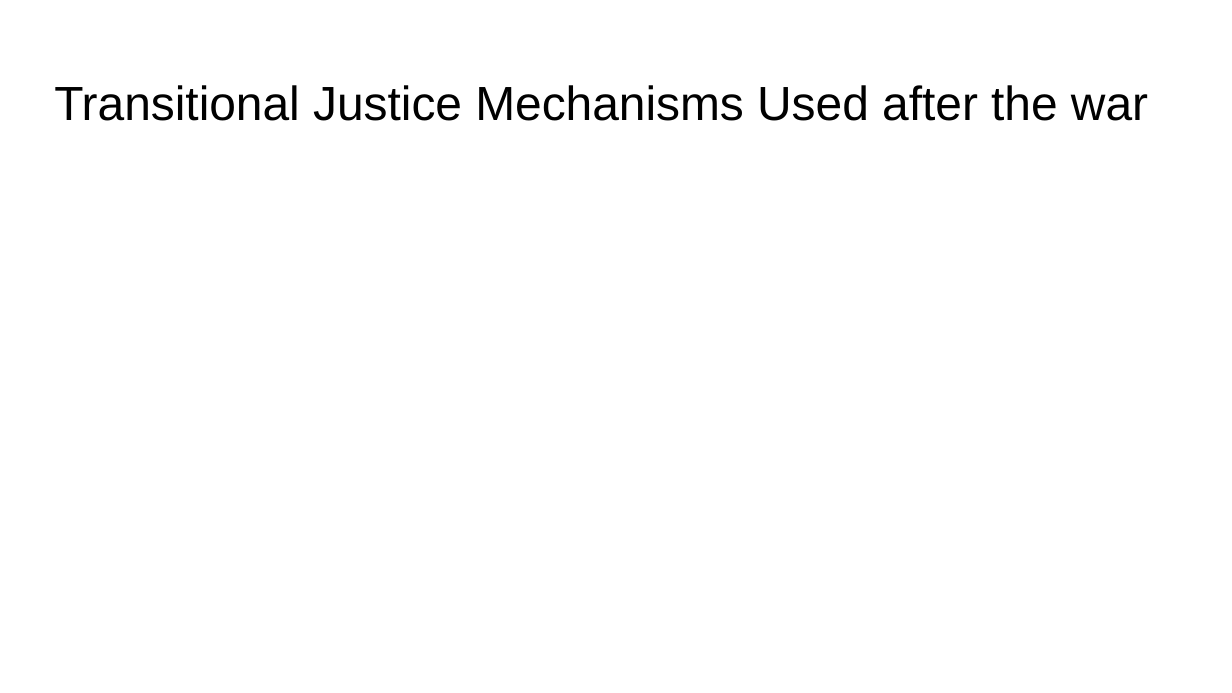
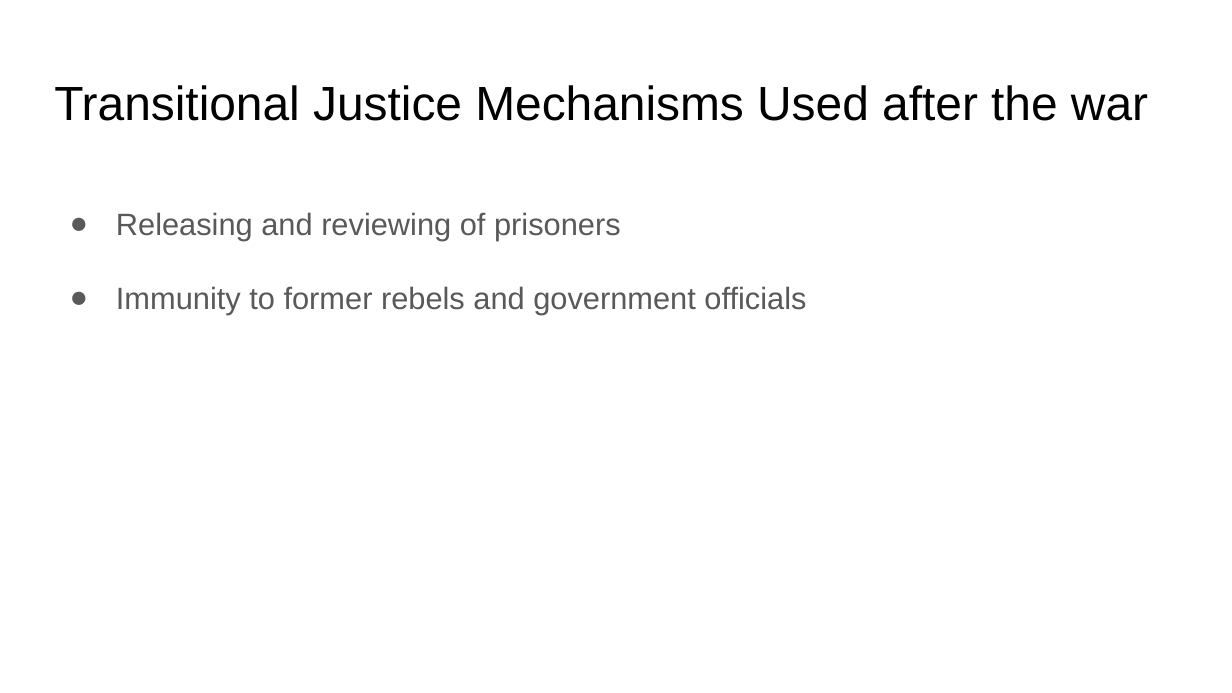
Before and after one commit to arkelf/finalproject, a slide deck: slide 10 of Myanmar presentation.pptx (slide 12 before the commit). Drawn at 1232x693 pixels with LibreOffice and Linux fonts; fonts in the diff are those of the drawing. Boxes give left, top, right and bottom in pixels: in the first picture for what was removed or moved away, otherwise in the second. Text is boxed around its words. In the diff, an @@ line names an element or a change of style, - is before the commit and + after.

```diff
--- a/Myanmar presentation.pptx
+++ b/Myanmar presentation.pptx
@@ text added at bbox=[116, 212, 806, 314], 18 pt, text #595959 @@
+● Releasing and reviewing of prisoners
+● Immunity to former rebels and government officials
```
Also in this commit, not shown: 3 other slides changed, 13 slides added, 11 slides removed.
